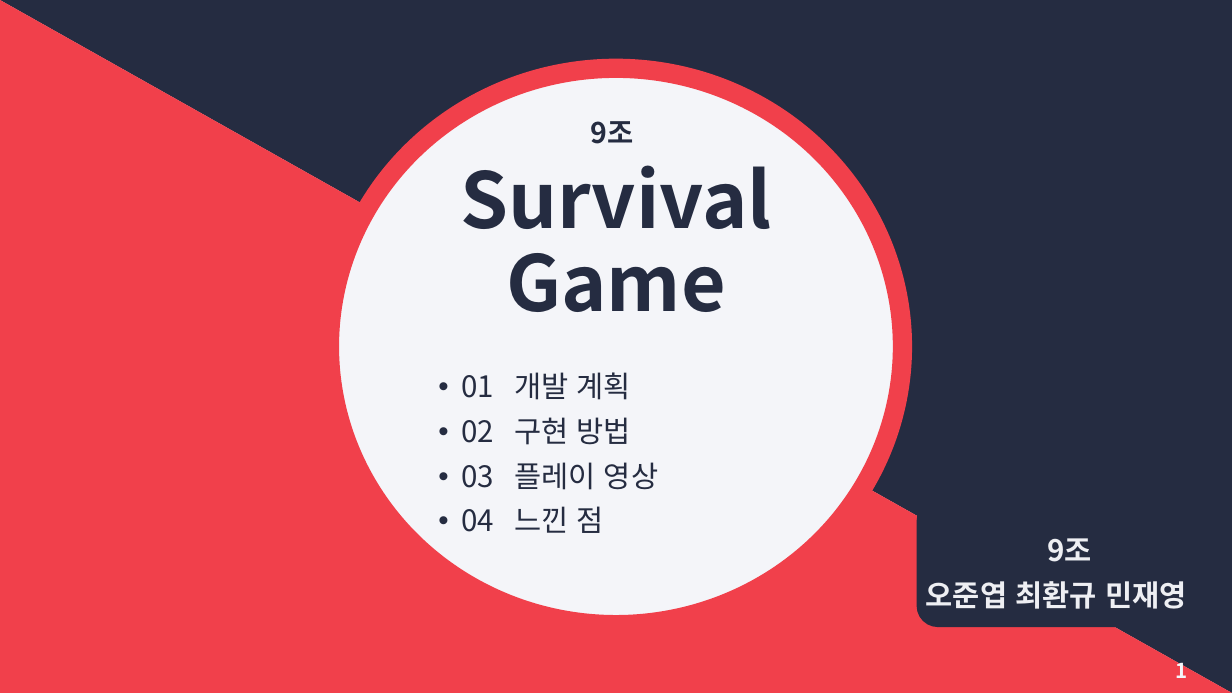
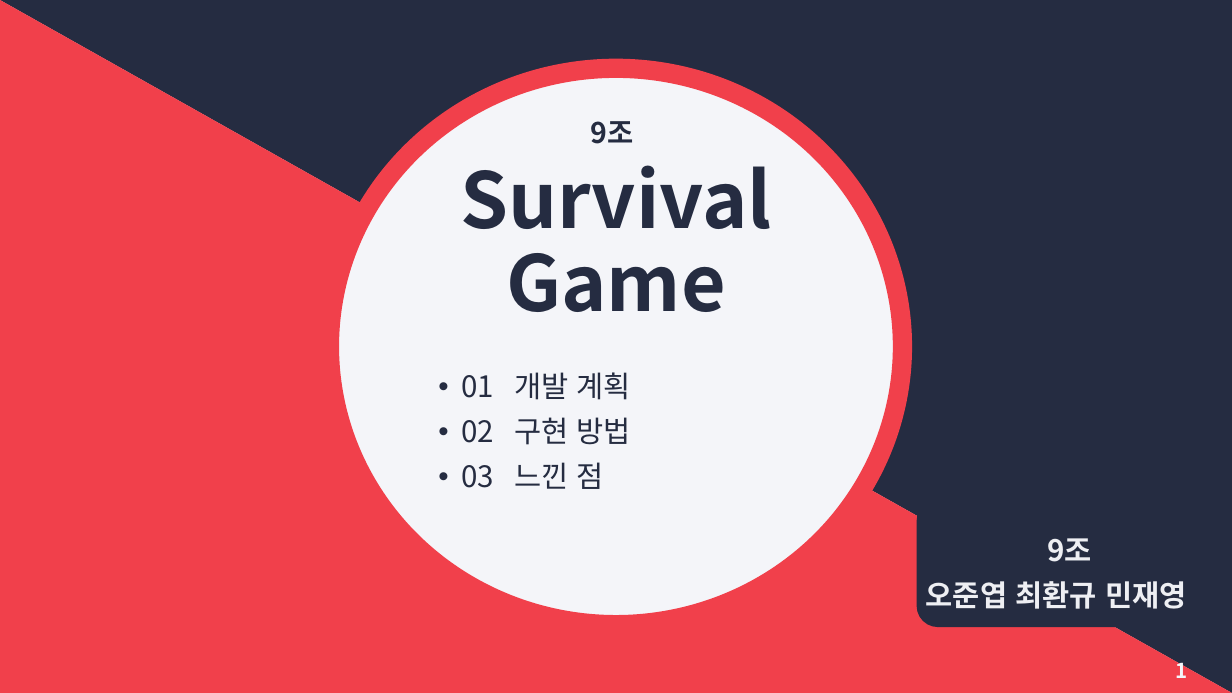
Before and after one commit to jymin0/Survival_Game, a slide deck: slide 1 of 최종 발표 자료.pptx. Drawn at 1232x693 pixels with LibreOffice and Linux fonts; fonts in the diff are those of the drawing. Boxes give left, top, right and bottom in pixels: in the first picture for what was removed or moved away, otherwise in the second. Text is boxed around its words. In the diff, an @@ line names an element or a change of style, - is before the commit and + after.

```diff
--- a/최종 발표 자료.pptx
+++ b/최종 발표 자료.pptx
@@ text at (462,462,604,489): text changed @@
-• 03 플레이 영상
-• 04 느낀 점
+• 03 느낀 점
```
Also in this commit, not shown: 5 other slides changed, 1 slide added, 2 slides removed.
